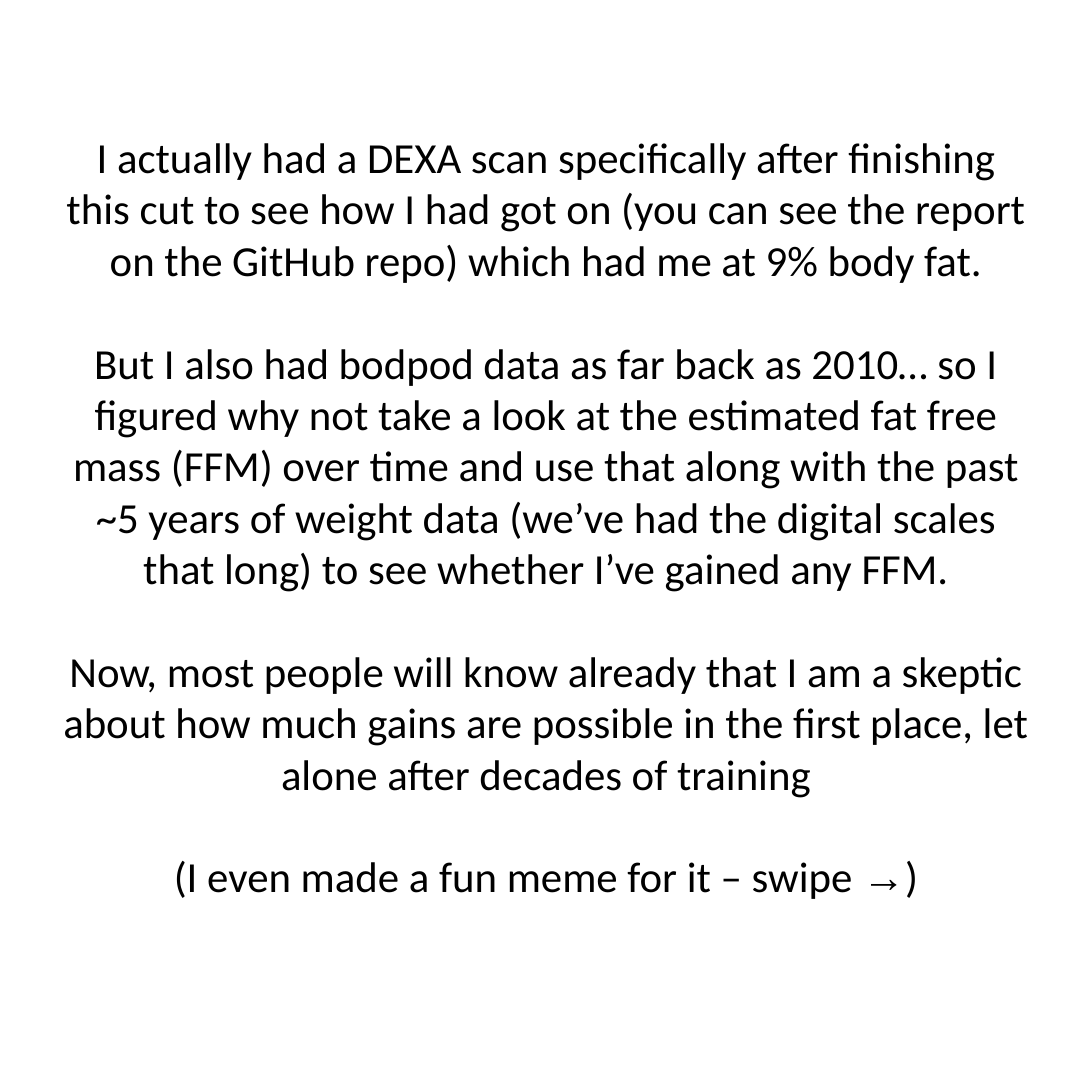
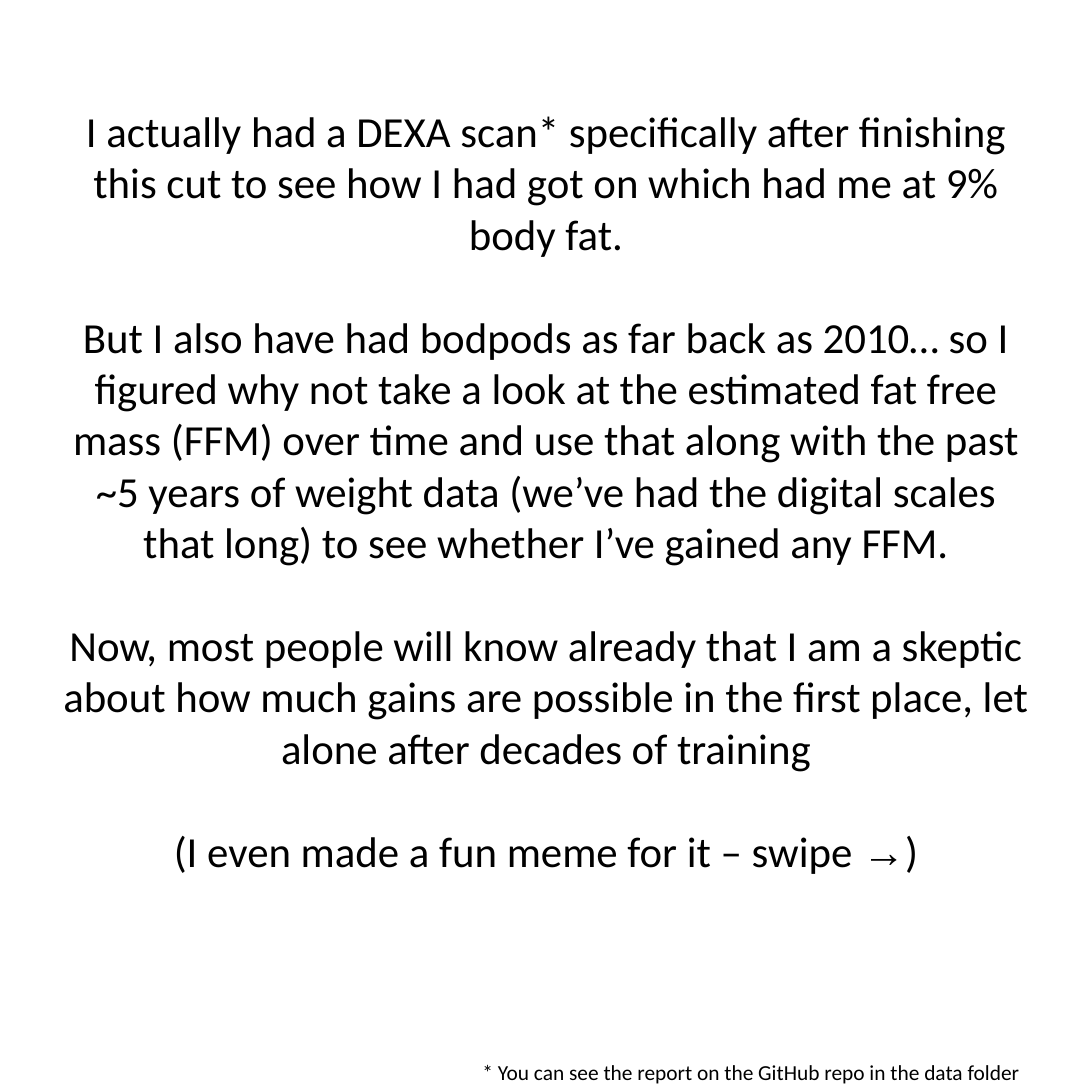
Before and after one commit to jamessteeleii/blackpill_progress, a slide deck: slide 9 of images/carousel.pptx. Drawn at 1092x1092 pixels with LibreOffice and Linux fonts; fonts in the diff are those of the drawing. Boxes give left, top, right and bottom in pixels: in the first picture for what was removed or moved away, otherwise in the second. Text is boxed around its words. In the diff, an @@ line names an element or a change of style, - is before the commit and + after.

Commit message:
update carousel, README, and add grateful report

```diff
--- a/images/carousel.pptx
+++ b/images/carousel.pptx
@@ text "I actually had a DEXA ..." moved from (x1=63, y1=143, x2=1028, y2=899) to (x1=63, y1=116, x2=1028, y2=874) @@
@@ text at (x1=73, y1=116, x2=1019, y2=566): text changed @@
-I actually had a DEXA scan specifically after finishing this cut to see how I had got on (you can see the report on the GitHub repo) which had me at 9% body fat.
-But I also had bodpod data as far back as 2010… so I figured why not take a look at the estimated fat free mass (FFM) over time and use that along with the past ~5 years of weight data (we’ve had the digital scales that long) to see whether I’ve gained any FFM.
+I actually had a DEXA scan* specifically after finishing this cut to see how I had got on which had me at 9% body fat.
+But I also have had bodpods as far back as 2010… so I figured why not take a look at the estimated fat free mass (FFM) over time and use that along with the past ~5 years of weight data (we’ve had the digital scales that long) to see whether I’ve gained any FFM.
@@ text added at (x1=498, y1=1065, x2=1020, y2=1084), 12 pt, text #000000 @@
+* You can see the report on the GitHub repo in the data folder
```
Also in this commit, not shown: 10 other slides changed, 23 other files.
